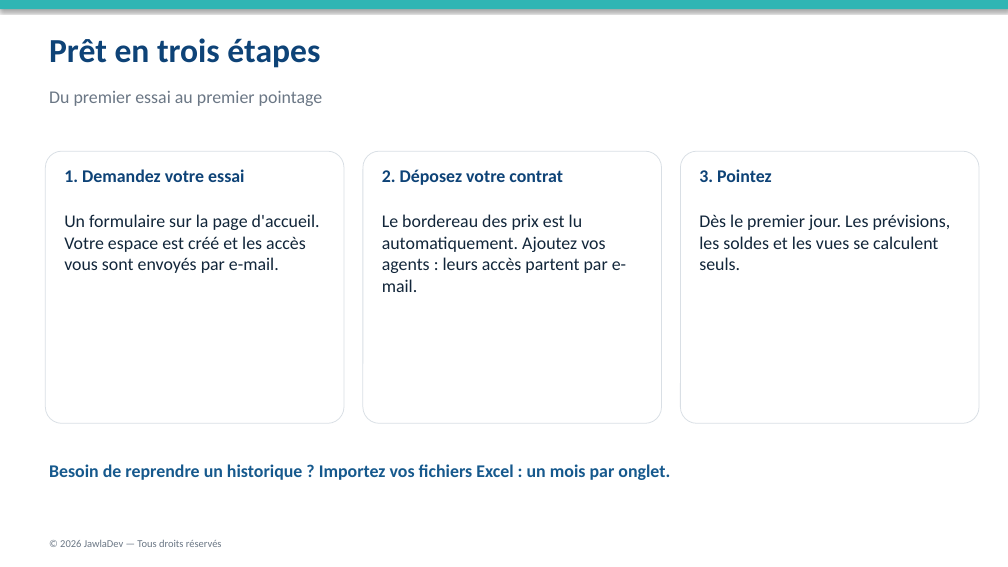
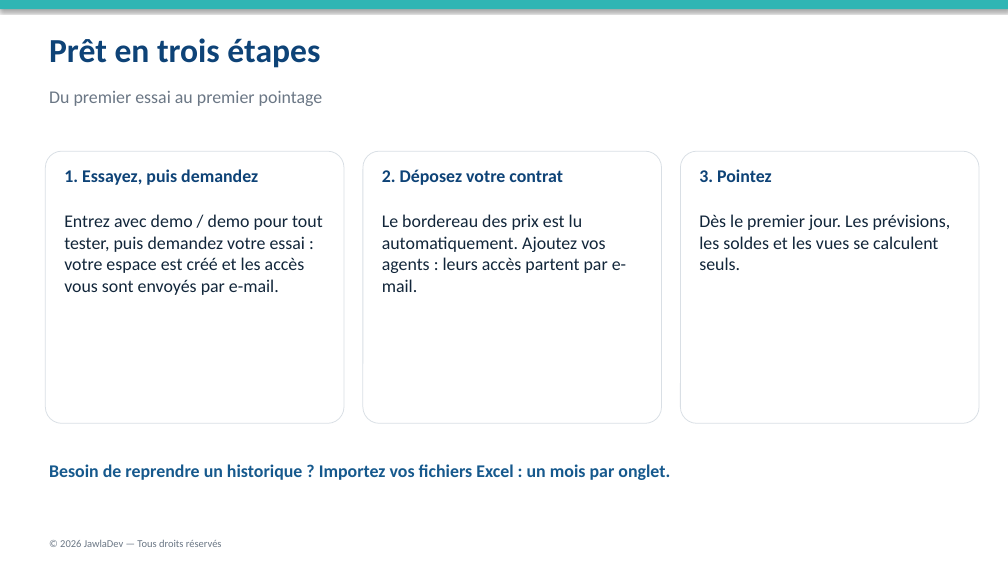
Before and after one commit to rayanem-dev/JawlaDev, a slide deck: slide 25 of assets/docs/Sijil-Presentation.pptx (slide 23 before the commit). Drawn at 1008x567 pixels with LibreOffice and Linux fonts; fonts in the diff are those of the drawing. Boxes give left, top, right and bottom in pixels: in the first picture for what was removed or moved away, otherwise in the second. Text is boxed around its words. In the diff, an @@ line names an element or a change of style, - is before the commit and + after.

```diff
--- a/assets/docs/Sijil-Presentation.pptx
+++ b/assets/docs/Sijil-Presentation.pptx
@@ text at (64,169,258,185): text changed @@
-1. Demandez votre essai
+1. Essayez, puis demandez
@@ text at (64,214,323,295): text changed @@
-Un formulaire sur la page d'accueil. Votre espace est créé et les accès vous sont envoyés par e-mail.
+Entrez avec demo / demo pour tout tester, puis demandez votre essai : votre espace est créé et les accès vous sont envoyés par e-mail.
```
Also in this commit, not shown: 2 other slides changed, 2 slides added, 13 other files.
